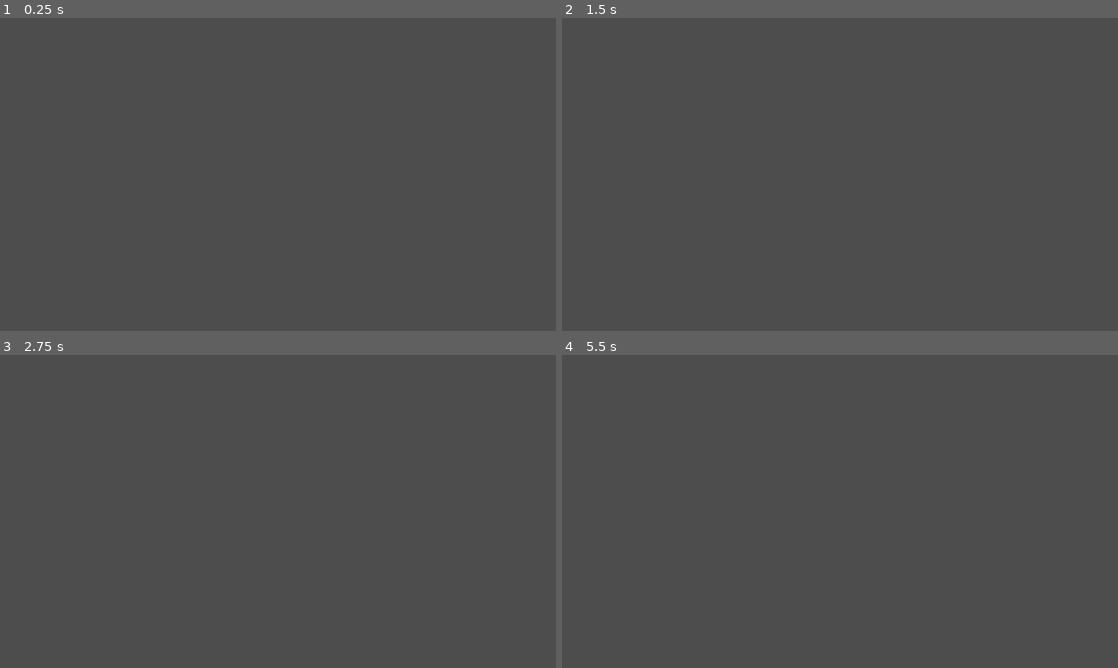
Above: before the commit, frames 1-4 (two rows, left to right).
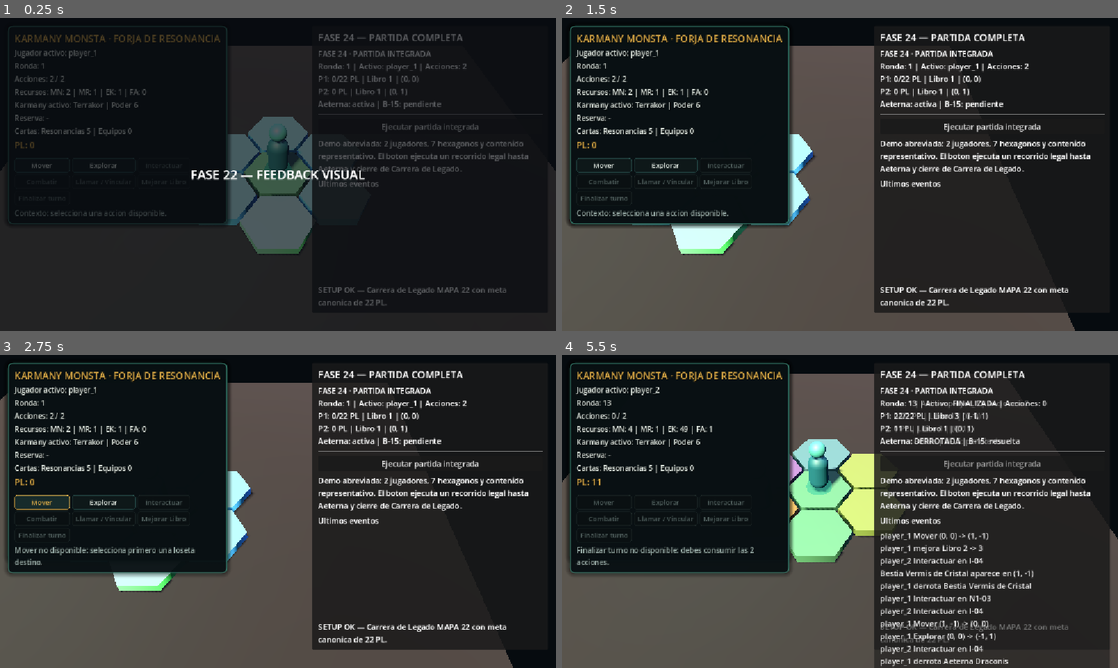
Above: after the commit, the same moments.

Repository: axenoban/Karmany-monsta
Game: Godot game, scene res://tests/phase_25_ai_system_test.tscn
Same seed, same stepped clock (60 frames per second), same inputs: the game is played once before the commit and once after it. This scene is started directly instead of the project's main scene.
Inputs (mouse positions are in pixels of both pictures, inside the frame that each line leads up to):
- Up to frame 1 (0.25 s): no input
- Up to frame 2 (1.5 s): tap Enter at 0.5 s; move the mouse to (962, 158) at 0.52 s; hold D 0.53-1.25 s; tap M at 0.6 s; click (962, 158) at 0.67 s; drag from (728, 190) to (812, 237) at 1.27 s
- Up to frame 3 (2.75 s): click (44, 502) at 2 s, where only the run after the commit has a clickable "Mover"
- Up to frame 4 (5.5 s): click (667, 502) at 2.75 s, where only the run after the commit has a clickable "Explorar"; click (990, 464) at 3.5 s, where only the run after the commit has a clickable "Ejecutar partida integrada"; click (606, 536) at 4.25 s, where only the run after the commit has a clickable "Finalizar turno"; move the mouse to (895, 442) at 5.02 s; hold D from 5.03 s (still down); tap F at 5.1 s

The runs differ from the first frame. In frame 1, 93% of the frame differs, in the area x 0-100%, y 0-100%; in frame 2, 70%; in frame 3, 71%; in frame 4, 75%.
Error after the commit: Parse Error: Cannot find member "META_KEY" in base "KarmanyUniversalTileInteractionService". (res://scripts/ai/ai_legal_action_generator.gd:179)

Commit message:
refactor: route INTERACT candidates through universal service

Diff:
--- a/scripts/ai/ai_legal_action_generator.gd
+++ b/scripts/ai/ai_legal_action_generator.gd
@@ -73,9 +73,6 @@
 			explore.base_utility = 1.0
 			explore.exploration_value = 3.0
 			explore.opportunity_value = 0.75
-
-			# La IA recibe solo el nivel estructural publico. No se consulta
-			# KarmanyTileData mientras la posicion permanezca oculta.
 			var public_level: int = coordinator.board_state.get_structural_level(coord)
 			if public_level >= 0:
 				explore.payload["public_level"] = public_level
@@ -90,6 +87,14 @@
 	coordinator: KarmanyMatchCoordinator,
 	player: KarmanyPlayerState
 ) -> void:
+	var service := get_universal_interaction_service(coordinator)
+	if service != null:
+		for candidate in service.build_legal_candidates(player):
+			if candidate != null and candidate.is_valid():
+				result.append(candidate)
+		return
+
+	# Compatibility fallback for phases that do not configure F39.
 	var validation := KarmanyTileInteractionResolver.validate_interaction(
 		player,
 		coordinator.board_state,
@@ -97,12 +102,19 @@
 	)
 	if validation == null or not validation.is_success():
 		return
-
 	var tile: KarmanyTileData = coordinator.board_state.get_tile_data(player.current_coord)
 	if tile == null or tile.later_use_effects.is_empty():
 		return
-
 	for option_index in range(tile.later_use_effects.size()):
+		var option_validation := KarmanyTileInteractionResolver.validate_effect_option(
+			player,
+			coordinator.board_state,
+			coordinator.turn_manager,
+			option_index,
+			coordinator.effect_context
+		)
+		if not option_validation.is_success():
+			continue
 		var effect: KarmanyEffectData = tile.later_use_effects[option_index]
 		if effect == null:
 			continue
@@ -112,17 +124,13 @@
 		candidate.target_coord = player.current_coord
 		candidate.debug_label = "Interactuar %s opcion %d" % [tile.tile_id, option_index]
 		candidate.base_utility = 1.0
-
 		var estimate := KarmanyAiResourceUtility.estimate_effects(
-			[effect],
-			player,
-			coordinator
+			[effect], player, coordinator
 		)
 		candidate.economy_value = float(estimate.get("value", 0.0))
 		candidate.opportunity_value = candidate.economy_value + 0.5
 		candidate.payload["resource_utility"] = estimate
 		candidate.payload["public_tile_id"] = String(tile.tile_id)
-
 		if effect.effect_type == KarmanyEffectData.EffectType.MODIFY_STATE:
 			candidate.progress_value = maxf(float(effect.amount), 1.0)
 		result.append(candidate)
@@ -133,16 +141,26 @@
 	coordinator: KarmanyMatchCoordinator,
 	player: KarmanyPlayerState
 ) -> void:
+	var candidate := build_book_upgrade_candidate(coordinator, player)
+	if candidate != null:
+		result.append(candidate)
+
+
+static func build_book_upgrade_candidate(
+	coordinator: KarmanyMatchCoordinator,
+	player: KarmanyPlayerState
+) -> KarmanyAiActionCandidate:
+	if coordinator == null or player == null or coordinator.turn_manager == null:
+		return null
 	var state: KarmanyBookProgressState = coordinator.get_book_state(player.player_id)
 	if state == null or not state.can_improve():
-		return
+		return null
 	if not coordinator.turn_manager.can_spend_action(1):
-		return
+		return null
 	var next_level: int = state.get_next_level()
 	var cost: Dictionary = KarmanyBookProgressController.get_upgrade_cost(next_level)
 	if cost.is_empty() or not player.can_afford_resources(cost):
-		return
-
+		return null
 	var candidate := KarmanyAiActionCandidate.new()
 	candidate.action_type = KarmanyAiActionCandidate.ActionType.IMPROVE_BOOK
 	candidate.debug_label = "Mejorar Libro a nivel %d" % next_level
@@ -151,7 +169,24 @@
 	candidate.opportunity_value = 2.0 if next_level == 3 else 1.0
 	candidate.economy_value = 0.5
 	candidate.payload["resource_cost"] = cost.duplicate()
-	result.append(candidate)
+	return candidate
+
+
+static func get_universal_interaction_service(
+	coordinator: KarmanyMatchCoordinator
+) -> KarmanyUniversalTileInteractionService:
+	if coordinator == null or not coordinator.has_meta(
+		KarmanyUniversalTileInteractionService.META_KEY
+	):
+		return null
+	var value: Variant = coordinator.get_meta(
+		KarmanyUniversalTileInteractionService.META_KEY
+	)
+	if value is KarmanyUniversalTileInteractionService:
+		var service := value as KarmanyUniversalTileInteractionService
+		if service.is_configured():
+			return service
+	return null
 
 
 static func _append_valid_special_candidates(
